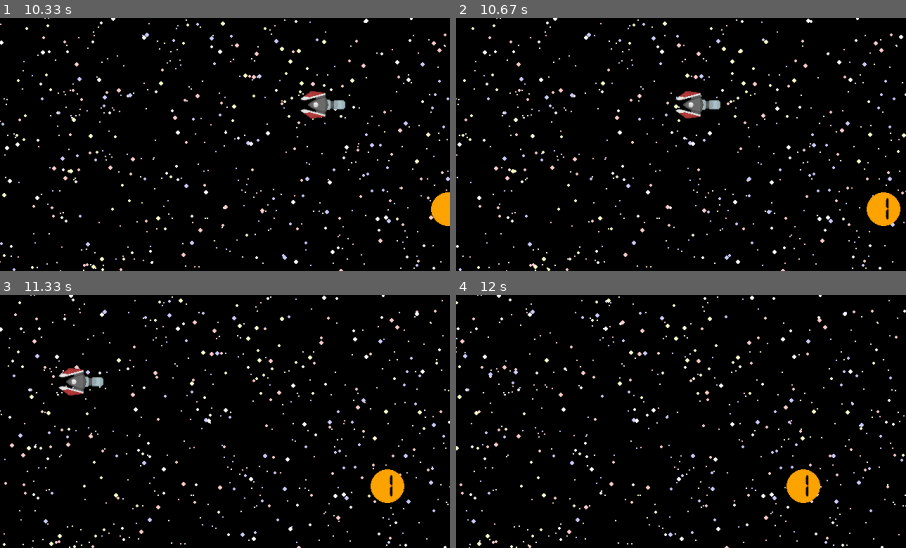
Above: before the commit, frames 1-4 (two rows, left to right).
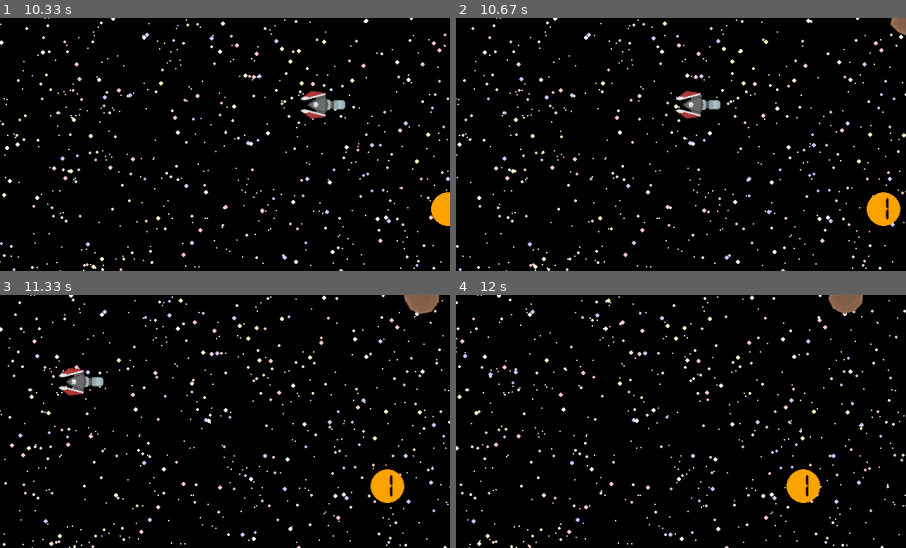
Above: after the commit, the same moments.

Repository: cacilhas/pygame-shooter-tutorial
Game: pygame game, started from main.py
Two runs of this game, one before a commit and one after it. Both use one fixed random seed, a clock stepped at 60 frames per second and the inputs below.
Inputs:
- Up to frame 1 (10.33 s): no input
- Up to frame 2 (10.67 s): no input
- Up to frame 3 (11.33 s): no input
- Up to frame 4 (12 s): no input
The pictures show only the part of the screen within x 50-100%, y 0-50%; the shares and areas given below are measured in that part.

Frame 1 is identical in both runs. In frame 2, 0.2% of the frame differs, in the area x 96-100%, y 0-8%; in frame 3, 0.5%, in the area x 89-98%, y 0-8%; in frame 4, 0.5%.

Commit message:
add meteors

Diff:
--- a/app.py
+++ b/app.py
@@ -13,7 +13,7 @@
 from player import Player
 from score import Score
 from sounds import AudioBag
-from spawner import FoeSpawner, PowerUpSpawner
+from spawner import FoeSpawner, MeteorSpawner, PowerUpSpawner
 from stars import StarsBackground
 
 
@@ -45,6 +45,7 @@
             StarsBackground(),
             FoeSpawner(),
             PowerUpSpawner(),
+            MeteorSpawner(),
             FpsDisplay(),
             Score(self),
             Player(),
--- a/explosion.py
+++ b/explosion.py
@@ -8,6 +8,7 @@
 class Explosion(Actor):
 
     facets: list[Surface] = []
+    z: int = 10
 
     @classmethod
     def load_assets(cls) -> None:
--- a/fire.py
+++ b/fire.py
@@ -61,8 +61,8 @@
     @property
     def radius(self) -> float:
         match self.power:
-            case 2:
-                return 20
+            case 2 | 3:
+                return 12
             case _:
                 return 6
 
--- /dev/null
+++ b/meteor.py
@@ -0,0 +1,66 @@
+import math
+from random import choice
+from pygame import Surface
+import pygame
+from action import Action, Collider
+from consts import RESOLUTION
+from explosion import Explosion
+from fire import Fire
+from foe import Foe
+from player import Player
+from sounds import AudioBag
+
+
+class Meteor(Collider):
+
+    facets: list[Surface] = []
+
+    @classmethod
+    def load_assets(cls) -> None:
+        cls.facets = [
+            pygame.image.load(f'assets/meteors/meteor{i}.png').convert_alpha()
+            for i in range(1, 5)
+        ]
+
+    def __init__(self, y: float, speed: float, size: int, rotation: float) -> None:
+        if not self.facets:
+            self.load_assets()
+        self.facet: Surface = pygame.transform.scale(choice(self.facets), (size, size))
+
+        self.x: float = RESOLUTION[0] + self.facet.get_width()
+        self.y: float = y
+        self.size = size
+        self.speed: float = speed
+        self.angle: float = 0.0
+        self.rotation = rotation
+
+    @property
+    def radius(self) -> float:
+        return self.size / 2.0
+
+    @property
+    def xy(self) -> tuple[float, float]:
+        return self.x, self.y
+
+    async def update(self, delta: float) -> Action | None:
+        self.x -= self.speed * delta
+        if self.x < -self.facet.get_width():
+            return Action.remove(self)
+        self.angle += self.rotation * delta
+
+    async def draw(self, surface: Surface) -> None:
+        facet = pygame.transform.rotate(self.facet, self.angle * 180 / math.pi)
+        self.blit(dest=surface, src=facet)
+
+    async def on_collision(self, other: Collider) -> Action | None:
+        if isinstance(other, (Player, Foe, Fire)):
+            actions: list[Action] = [Action.remove(other)]
+
+            if isinstance(other, Fire) and other.power in [0, 1] or isinstance(other, Foe):
+                AudioBag.explosions[0].play()
+                actions.append(Action.register(Explosion(pos=other.pos, size=72)))
+            elif isinstance(other, Player):
+                AudioBag.explosions[1].play()
+                actions.append(Action.register(Explosion(pos=other.pos, size=120)))
+
+            return Action.set(*actions)
--- a/powerup.py
+++ b/powerup.py
@@ -75,5 +75,5 @@
     ('#222222', 'white'),
     ('orange', 'black'),
     ('red', 'black'),
-    ('#ff4444', 'black'),
+    ('#ff4466', 'black'),
 ]
--- a/spawner.py
+++ b/spawner.py
@@ -1,7 +1,9 @@
+import math
 from random import randint, random
 from action import Action, Actor
 from consts import RESOLUTION
 from foe import Foe
+from meteor import Meteor
 from powerup import PowerUp
 
 
@@ -34,6 +36,24 @@
                 return Action.incr_score(100)
 
 
+class MeteorSpawner(Actor):
+
+    def __init__(self) -> None:
+        self.wait_time: float = 10.0
+        self.max_wait_time: float = 20.0
+
+    async def update(self, delta: float) -> Action | None:
+        self.wait_time -= delta
+        self.wait_time = max(0.0, self.wait_time)
+        if self.wait_time == 0:
+            self.wait_time = random() * self.max_wait_time
+            size: int = randint(24, 200)
+            speed = 50 + random() * 50
+            rotation = math.pi - random() * math.tau
+            y = randint(0, RESOLUTION[1])
+            return Action.register(Meteor(y, speed, size, rotation))
+
+
 class PowerUpSpawner(Actor):
 
     def __init__(self) -> None:
Binary file added: assets/meteors/meteor1.png
Binary file added: assets/meteors/meteor2.png
Binary file added: assets/meteors/meteor3.png
Binary file added: assets/meteors/meteor4.png
